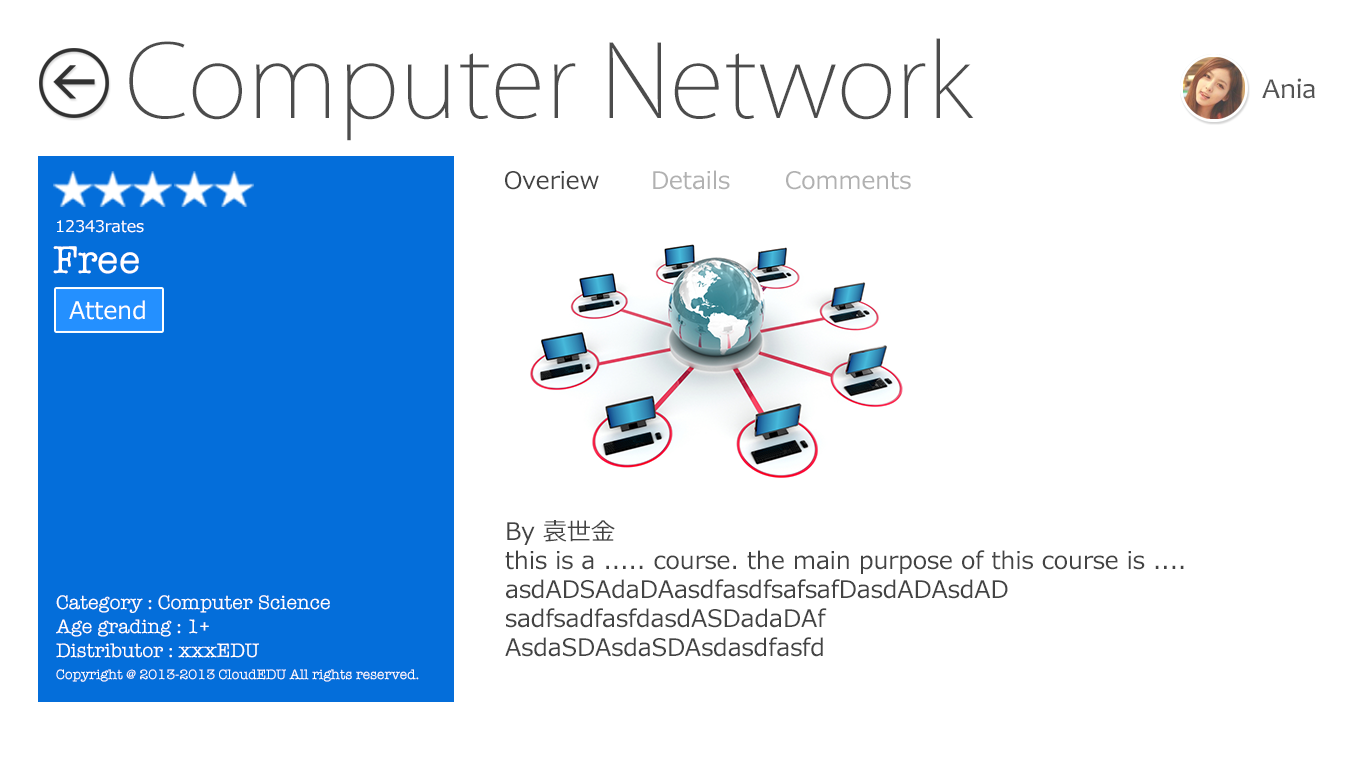
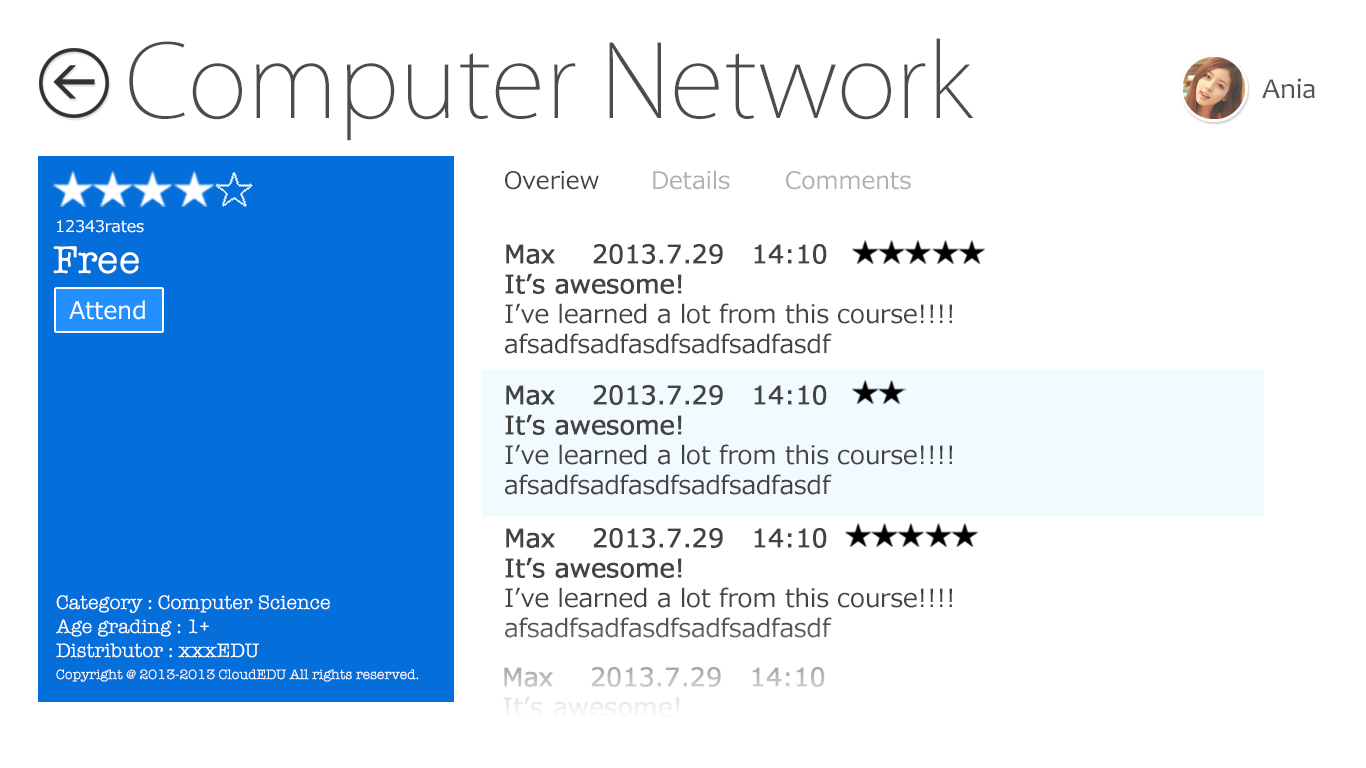
Two versions of the same layered image (1366×768). Layer-by-layer changes:
added layer "图层 10" in group "stars" over (x1=215, y1=172, x2=253, y2=207)
hid "05-star_37717_lg 拷贝 5" (1st of 4, in "stars") over (x1=214, y1=171, x2=254, y2=207)
added group "stars 拷贝 3" with 5 layers in group "组 1" over (x1=845, y1=523, x2=978, y2=547)
added layer "05-star_37717_lg 拷贝 4" (2nd of 4, in "组 1" › "stars 拷贝 3") in group "stars 拷贝 3" over (x1=925, y1=523, x2=952, y2=547)
added layer "05-star_37717_lg 拷贝 2" (2nd of 4, in "组 1" › "stars 拷贝 3") in group "stars 拷贝 3" over (x1=871, y1=523, x2=898, y2=547)
added group "stars 拷贝 2" with 5 layers in group "组 1" over (x1=852, y1=380, x2=985, y2=404)
added layer "05-star_37717_lg 拷贝 4" (3rd of 4, in "组 1" › "stars 拷贝 2") in group "stars 拷贝 2" over (x1=932, y1=380, x2=959, y2=404)
added layer "05-star_37717_lg 拷贝 2" (3rd of 4, in "组 1" › "stars 拷贝 2") in group "stars 拷贝 2" over (x1=878, y1=380, x2=905, y2=404)
added group "stars 拷贝" with 5 layers in group "组 1" over (x1=852, y1=240, x2=985, y2=264)
added layer "05-star_37717_lg 拷贝 4" (4th of 4, in "组 1" › "stars 拷贝") in group "stars 拷贝" over (x1=932, y1=240, x2=959, y2=264)
added layer "05-star_37717_lg 拷贝 2" (4th of 4, in "组 1" › "stars 拷贝") in group "stars 拷贝" over (x1=878, y1=240, x2=905, y2=264)
showed "Max 2013.7.29 14:10 It’s awesome! I’ve learned a lot from 拷贝 2" over (x1=505, y1=528, x2=952, y2=638)
showed "Max 2013.7.29 14:10 It’s awesome! I’ve learned a lot from 拷贝" over (x1=505, y1=385, x2=952, y2=495)
showed "Max 2013.7.29 14:10 It’s awesome! I’ve learned a lot from 拷贝 3" over (x1=503, y1=667, x2=825, y2=717)
showed "Max 2013.7.29 14:10 It’s awesome! I’ve learned a lot from" over (x1=505, y1=244, x2=952, y2=354)
showed "矩形 1" over (x1=482, y1=370, x2=1264, y2=516)
hid "By 袁世金 this is a ..... course. the main purpose of this course" over (x1=505, y1=520, x2=1184, y2=657)
hid "Computer-Networking" over (x1=525, y1=240, x2=911, y2=493)
…and 9 more changes (9 added)
